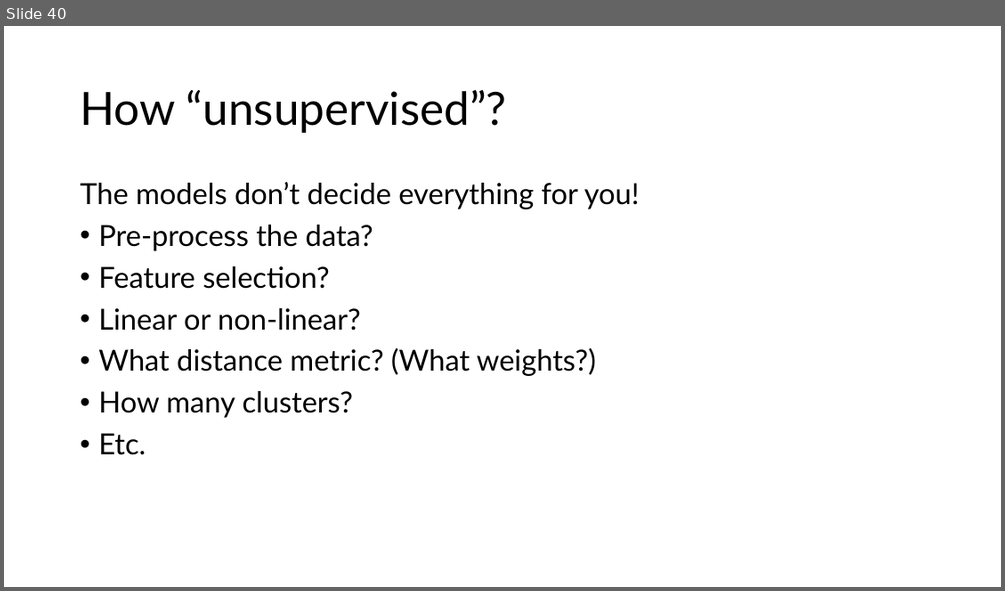
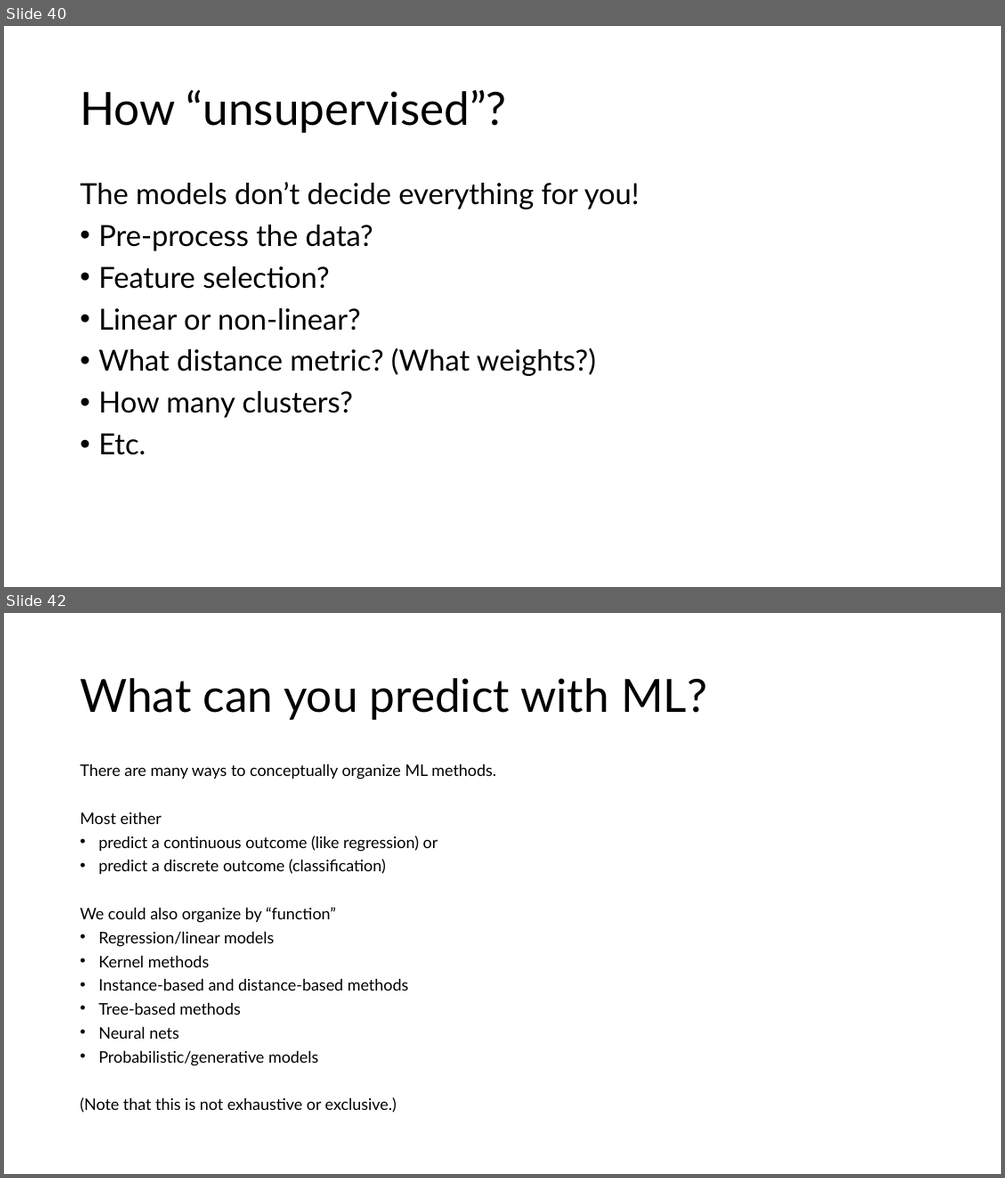
Before and after one commit to jmc108/hugen2073-textbook, a slide deck: lecture_slides/11_machine_learning/11_machine_learning.pptx. Shown one above the other, each under a label of ours: slide 40 before the commit, slides 40 and 42 after it; the slides between them are not shown. The pictures are 1005x591 and 1005x1178 pixels, drawn with LibreOffice and Linux fonts; fonts in the diff are those of the drawing. Boxes give left, top, right and bottom in pixels: in the first picture for what was removed or moved away, otherwise in the second. Text is boxed around its words. In the diff, an @@ line names an element or a change of style, - is before the commit and + after.

```diff
--- a/lecture_slides/11_machine_learning/11_machine_learning.pptx
+++ b/lecture_slides/11_machine_learning/11_machine_learning.pptx
@@ slide 42 added at <box>4,613,1001,1174</box>, background #FFFFFF @@
@@ title added at <box>80,678,707,720</box>, 44 pt, text #000000 @@
+What can you predict with ML?
@@ text added at <box>80,763,496,1112</box>, 15.4 pt, text #000000 @@
+There are many ways to conceptually organize ML methods.
+Most either
+• predict a continuous outcome (like regression) or
+• predict a discrete outcome (classification)
+We could also organize by “function”
+• Regression/linear models
+• Kernel methods
+• Instance-based and distance-based methods
+• Tree-based methods
+• Neural nets
+• Probabilistic/generative models
+(Note that this is not exhaustive or exclusive.)
```
Also in this commit, not shown: 16 other slides added, 4 other files.
